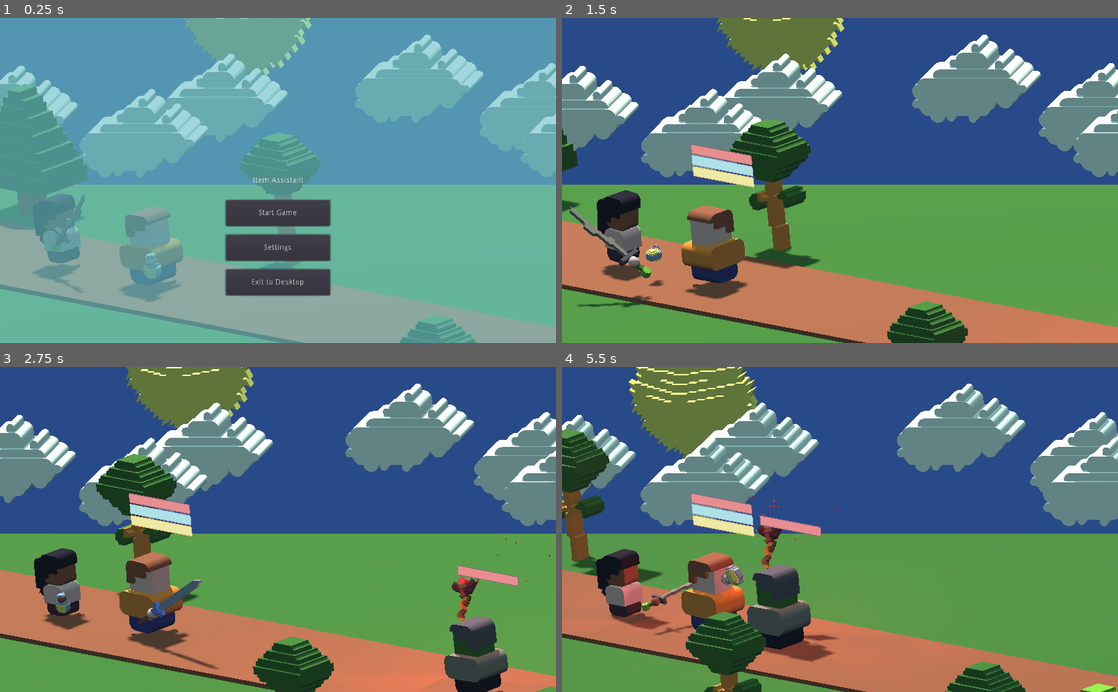
Above: before the commit, frames 1-4 (two rows, left to right).
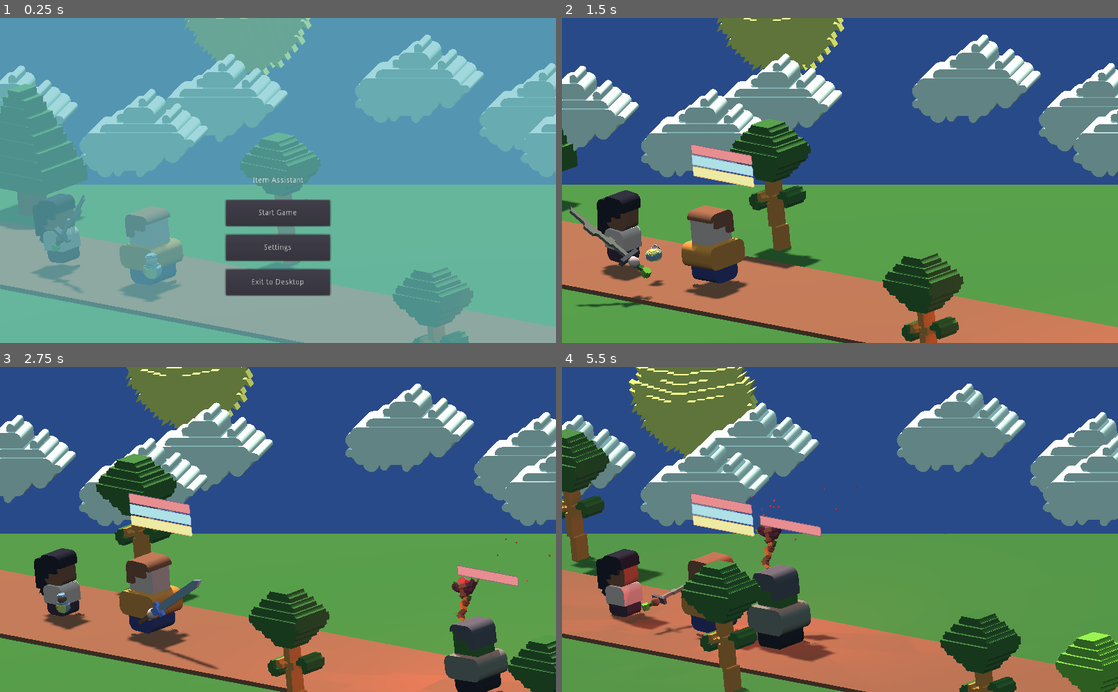
Above: after the commit, the same moments.

Repository: matt-cles/item-assistant
Game: Godot game, scene res://scenes/Main.tscn
Two runs of this game, one before a commit and one after it. Both use one fixed random seed, a clock stepped at 60 frames per second and the inputs below.
Inputs (mouse positions are in pixels of both pictures, inside the frame that each line leads up to):
- Up to frame 1 (0.25 s): no input
- Up to frame 2 (1.5 s): click "Start Game" at 0.5 s; tap Enter (ui_accept) at 1.25 s; move the mouse to (962, 164) at 1.27 s; hold Right (ui_right) from 1.28 s (still down)
- Up to frame 3 (2.75 s): tap Enter (ui_accept) at 1.52, 2.27 s; move the mouse to (166, 545) at 2.02 s; release Right (ui_right) at 2.03 s; hold Left (ui_left) from 2.03 s (still down)
- Up to frame 4 (5.5 s): move the mouse to (895, 458) at 2.77 s; release Left (ui_left) at 2.78 s; hold Right (ui_right) 2.78-4.28 s; move the mouse to (812, 594) at 3.52 s; tap Enter (ui_accept) at 3.77, 4.52, 5.27 s; move the mouse to (1006, 578) at 4.27 s; hold Left (ui_left) from 4.28 s (still down); move the mouse to (673, 480) at 5.02 s

The runs differ from the first frame. In frame 1, 1.9% of the frame differs, in the area x 70-86%, y 76-100%; in frame 2, 2.6%; in frame 3, 4.0%; in frame 4, 7.3%, in the area x 21-100%, y 59-100%.

Commit message:
modify tree spawning points

Diff:
--- a/scenes/Main.tscn
+++ b/scenes/Main.tscn
@@ -68,7 +68,7 @@
 transform = Transform( -0.0883806, 0, 0.0467853, 0, 0.1, 0, -0.0467853, 0, -0.0883806, -0.205014, 0, -2.26392 )
 
 [node name="tree-2" parent="World/trees" instance=ExtResource( 10 )]
-transform = Transform( -0.0883806, 0, 0.0467853, 0, 0.1, 0, -0.0467853, 0, -0.0883806, 4.14963, 0, 5.4593 )
+transform = Transform( -0.0883806, 0, 0.0467853, 0, 0.1, 0, -0.0467853, 0, -0.0883806, 3.43481, 0, 3.28127 )
 
 [node name="tree-3" parent="World/trees" instance=ExtResource( 10 )]
 transform = Transform( -0.0883806, 0, 0.0467853, 0, 0.1, 0, -0.0467853, 0, -0.0883806, -4.13213, 0, -4.34279 )
@@ -101,10 +101,50 @@
 [node name="tree_spawn2" type="Spatial" parent="World/trees" groups=[
 "tree_spawn_point",
 ]]
-transform = Transform( -0.0883806, 0, 0.0467853, 0, 0.1, 0, -0.0467853, 0, -0.0883806, 7.4926, 0, 7.22894 )
+transform = Transform( -0.0883806, 0, 0.0467853, 0, 0.1, 0, -0.0467853, 0, -0.0883806, 6.77778, 0, 5.05091 )
 
 [node name="MeshInstance2" type="MeshInstance" parent="World/trees/tree_spawn2"]
 transform = Transform( -0.212491, 0, -349.883, 0, 42.8665, 0, 0.163333, 0, -455.187, 0, 0, 0 )
+mesh = SubResource( 1 )
+material/0 = null
+
+[node name="tree_spawn3" type="Spatial" parent="World/trees" groups=[
+"tree_spawn_point",
+]]
+transform = Transform( -0.0883806, 0, 0.0467853, 0, 0.1, 0, -0.0467853, 0, -0.0883806, 5.33874, 0, 0.670728 )
+
+[node name="MeshInstance" type="MeshInstance" parent="World/trees/tree_spawn3"]
+transform = Transform( -0.212491, 0, -349.883, 0, 18.2794, 0, 0.163333, 0, -455.187, 0, 0, 0 )
+mesh = SubResource( 1 )
+material/0 = null
+
+[node name="tree_spawn4" type="Spatial" parent="World/trees" groups=[
+"tree_spawn_point",
+]]
+transform = Transform( -0.0883806, 0, 0.0467853, 0, 0.1, 0, -0.0467853, 0, -0.0883806, 5.33874, 0, 0.670728 )
+
+[node name="MeshInstance" type="MeshInstance" parent="World/trees/tree_spawn4"]
+transform = Transform( -0.212491, 0, -349.883, 0, 18.2794, 0, 0.163333, 0, -455.187, 0, 0, 0 )
+mesh = SubResource( 1 )
+material/0 = null
+
+[node name="tree_spawn5" type="Spatial" parent="World/trees" groups=[
+"tree_spawn_point",
+]]
+transform = Transform( -0.0883806, 0, 0.0467853, 0, 0.1, 0, -0.0467853, 0, -0.0883806, 5.33874, 0, 0.670728 )
+
+[node name="MeshInstance" type="MeshInstance" parent="World/trees/tree_spawn5"]
+transform = Transform( -0.212491, 0, -349.883, 0, 18.2794, 0, 0.163333, 0, -455.187, 0, 0, 0 )
+mesh = SubResource( 1 )
+material/0 = null
+
+[node name="tree_spawn6" type="Spatial" parent="World/trees" groups=[
+"tree_spawn_point",
+]]
+transform = Transform( -0.0883806, 0, 0.0467853, 0, 0.1, 0, -0.0467853, 0, -0.0883806, 5.33874, 0, 0.670728 )
+
+[node name="MeshInstance" type="MeshInstance" parent="World/trees/tree_spawn6"]
+transform = Transform( -0.212491, 0, -349.883, 0, 18.2794, 0, 0.163333, 0, -455.187, 0, 0, 0 )
 mesh = SubResource( 1 )
 material/0 = null
 
